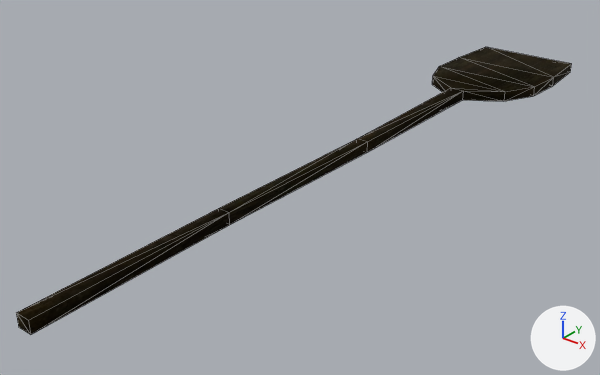
What one commit did to the glTF model assets/models/KM_VOB_BREADGIVER.glb.
Before and after are seen from a 50 mm camera at (1.45, -2.42, 1.1) aimed at (-0.12, -0.46, -0.11). Every picture has the same lights, and +X, +Y and +Z are marked at lower right. Mesh edges are drawn as thin lines. Vertices at the same position are counted once.
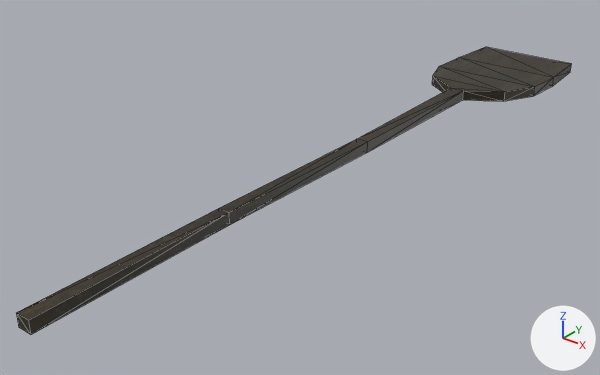
Changed parts and their boxes (x1, y1, x2, y2) in the pictures (600 x 375 px):
'Mesh', surface changed, shading changed: (16, 47, 571, 335) in both
part 1 of me_mesh, shading changed: (358, 47, 571, 152) in both
part 2 of me_mesh, shading changed: (16, 208, 229, 335) in both
part 3 of me_mesh, shading changed: (219, 139, 366, 212) in both

The change, as a list of edits to the scene's bpy script:
```text
Change mat_km_city_wood_01:
    mat_km_city_wood_01.metallic: 1.0 -> 0.0
    mat_km_city_wood_01.roughness: 1.0 -> 0.5
Change me_mesh:
    where me_mesh.from_pydata(...)  # 32 vertices, 60 faces; spans x -0.22..0.22, y -1.6..1.0, z -0.02..0.03
    used by ob_mesh; location = (0.0, 0.0, 0.0)
    me_mesh part 1: 25 of the faces centred in x -0.22..0.21, y -0.07..1.0, z -0.02..0.03 are now shaded flat
    me_mesh part 2: 8 of the faces centred in x -0.02..0.01, y -1.6..-1.16, z 0.0..0.03 are now shaded flat
    me_mesh part 3: 4 of the faces centred in x -0.01..0.01, y -0.72..-0.51, z 0.0..0.03 are now shaded flat
```
